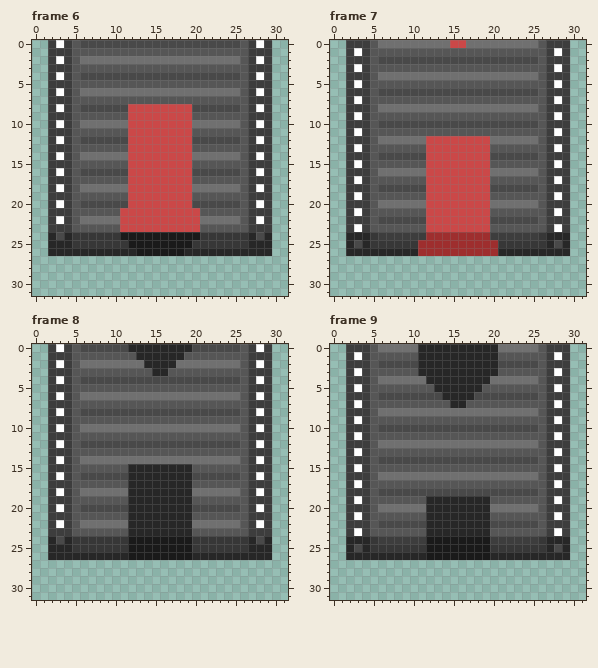
A pixel-art file gets an edit: Assets/Sprites/Conveyors/End Conv/down end conv.aseprite. Above: the version before the commit.
32x32 pixels, 10 frames. Colours within 5 levels of each other are drawn and written as one. Shown: frame 6, frame 7, frame 8, frame 9. The commit also changed other frames, which this record leaves out.
New version:
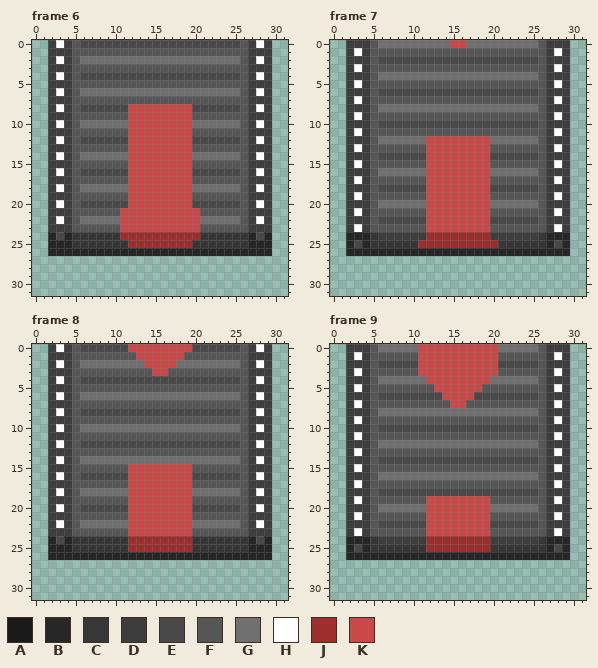
Palette (. is transparent): A #1a1a1a  B #272727  C #373737  D #3d3d3d  E #494949  F #565656  G #707070  H #ffffff  J #9e2e2e  K #cb4848
The exact change:
Frame 6, layer "Layer 7":
The edit turns colour A into colour B in row 26 at x 13 to 18.
The edit turns colour A into colour J in row 24 at x 11 to 20; in row 25 at x 12 to 19.
Frame 7, layer "Layer 7":
The edit turns colour J into colour B in row 26 at x 11 to 20.
Frame 8, layer "Layer 7":
The edit turns colour A into colour B in row 26 at x 12 to 19.
The edit turns colour A into colour J in rows 24 to 25 at x 12 to 19.
The edit turns colour B into colour K in row 0 at x 12 to 19; in row 1 at x 13 to 18; in row 2 at x 14 to 17; in row 3 at x 15 to 16; in rows 15 to 23 at x 12 to 19.
Frame 9, layer "Layer 7":
The edit turns colour A into colour B in row 26 at x 12 to 19.
The edit turns colour A into colour J in rows 24 to 25 at x 12 to 19.
The edit turns colour B into colour K in rows 0 to 3 at x 11 to 20; in row 4 at x 12 to 19; in row 5 at x 13 to 18; in row 6 at x 14 to 17; in row 7 at x 15 to 16; in rows 19 to 23 at x 12 to 19.
Boxes around the changes in both pictures, in picture pixels (x1, y1, x2, y2):
changed: (120, 232, 200, 256)
changed: (418, 248, 498, 256)
changed: (128, 344, 192, 376)
changed: (128, 464, 192, 560)
changed: (418, 344, 498, 408)
changed: (426, 496, 490, 560)
